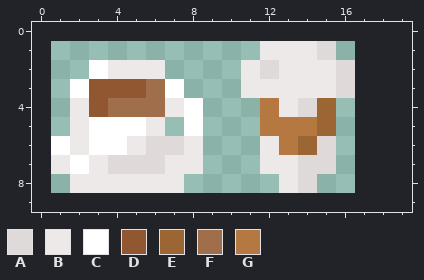
Two states of a pixel-art sprite, public/images/coffee-cup.png. The picture above was drawn from the file before the commit.
The file is 64x32 pixels, drawn in blocks of 4x4; one block is one cell here. The old version is drawn lined up with the new one, on the new canvas.
Palette (. is transparent): A #dfd9d9  B #ede9e9  C #ffffff  D #905731  E #9b6534  F #a16e4c  G #b57841
Pixels before, first column x 1:
1 ...........BBBA.
2 ..CBBB....BABBBA
3 .CDDDFC...BBBBBA
4 .BDFFFBC...GBAE.
5 .BCCCB.C...GGGE.
6 CBCCBAAB...BGEA.
7 BCBAAABB...BBAA.
8 .BBBBBB.....BA..
The same view after the edit:
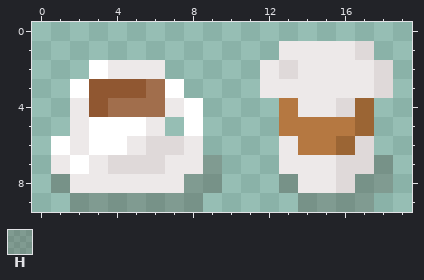
Colours new in this view: H #40332940
Author's note on the commit: add coffee-cups to tables
The edit:
canvas 16x8 -> 20x10, the old top-left corner now at 1,1
y 1: x 12 B -> .; x 15..17 A.. -> BBA
y 2: x 11..13 BAB -> .BA; x 16..18 A.. -> BBA
y 3: x 11 B -> .; x 16..18 A.. -> BBA
y 4: x 12..17 GBAE.. -> .GBBAE
y 5: x 12 G -> .; x 15..17 E.. -> GGE
y 6: x 12..17 BGEA.. -> .BGGEA
y 7: x 9 . -> H; x 12 B -> .; x 14..18 AA... -> BBAAH
y 8: x 1 . -> H; x 8..9 .. -> HH; x 13..18 BA.... -> HBBAHH
y 9: x 2..8 ....... -> HHHHHHH; x 14..17 .... -> HHHH
